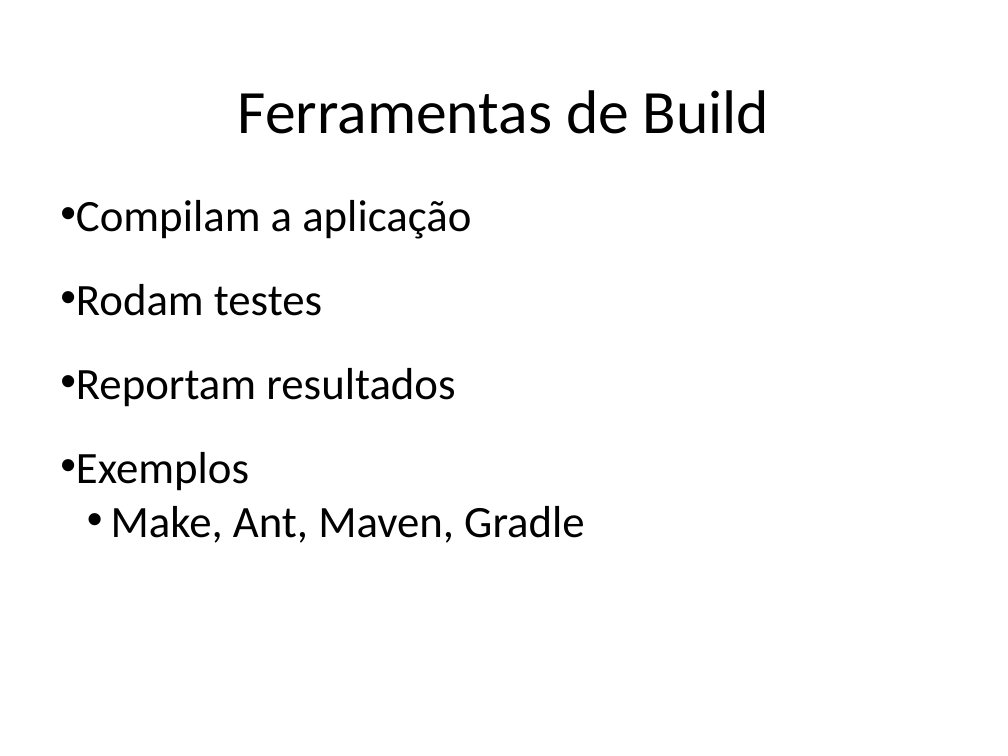
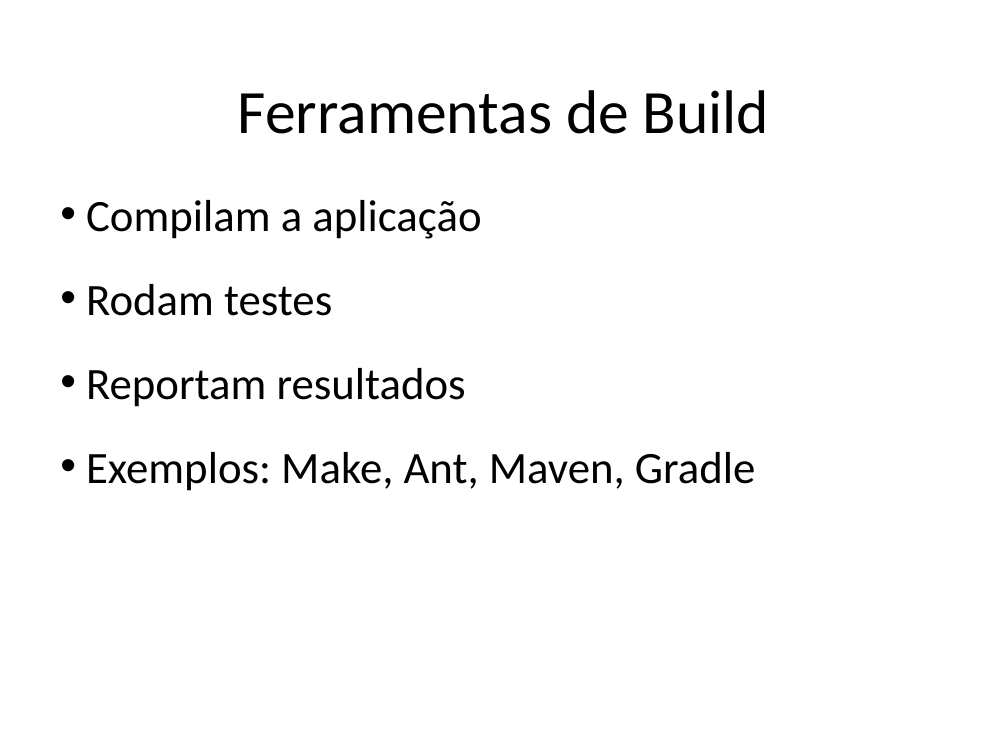
Before and after one commit to STAR-RG/testing-cin, a slide deck: slide 50 of slides.pptx (slide 51 before the commit). Drawn at 1008x756 pixels with LibreOffice and Linux fonts; fonts in the diff are those of the drawing. Boxes give left, top, right and bottom in pixels: in the first picture for what was removed or moved away, otherwise in the second. Text is boxed around its words. In the diff, an @@ line names an element or a change of style, - is before the commit and + after.

```diff
--- a/slides.pptx
+++ b/slides.pptx
@@ text at bbox=[86, 452, 756, 491]: text changed @@
-• Exemplos
-  • Make, Ant, Maven, Gradle
+• Exemplos: Make, Ant, Maven, Gradle
```
Also in this commit, not shown: 8 other slides changed, 3 slides added, 4 slides removed.
